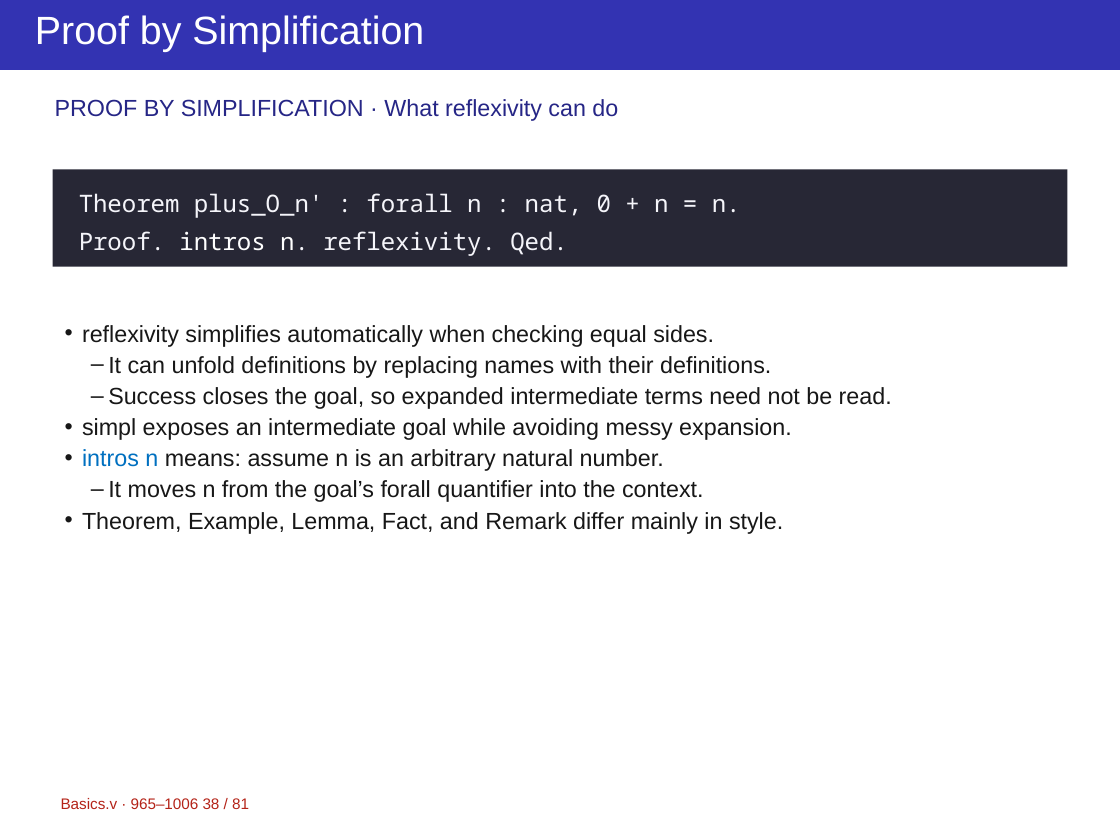
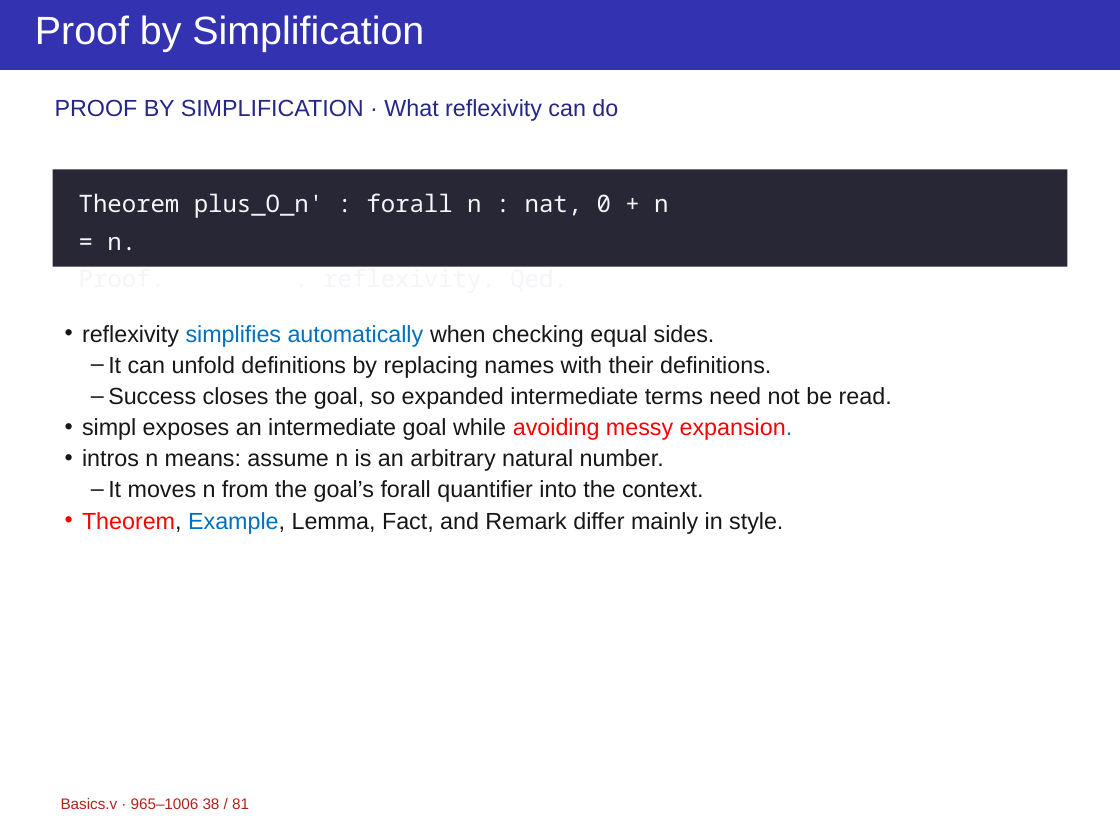
Before and after one commit to yuanruizhang5a/ppt-master, a slide deck: slide 38 of projects/course-rocq/Basics-2.pptx. Drawn at 1120x840 pixels with LibreOffice and Linux fonts; fonts in the diff are those of the drawing. Boxes give left, top, right and bottom in pixels: in the first picture for what was removed or moved away, otherwise in the second. Text is boxed around its words. In the diff, an @@ line names an element or a change of style, - is before the commit and + after.

```diff
--- a/projects/course-rocq/Basics-2.pptx
+++ b/projects/course-rocq/Basics-2.pptx
@@ text "Theorem plus_O_n' : forall n ..." rewrapped from bbox=[79, 193, 741, 256] to bbox=[79, 193, 668, 267] @@
@@ text at bbox=[82, 325, 793, 534]: text colour #171717 to #0070C0 in "simplifies automatically", "expansion.", "Example,"; text colour #171717 to #FF0000 in "avoiding messy expansion.", "Theorem,"; text colour #0070C0 to #171717 in "intros n" @@
```
Also in this commit, not shown: 14 other slides changed, 6 other files.
